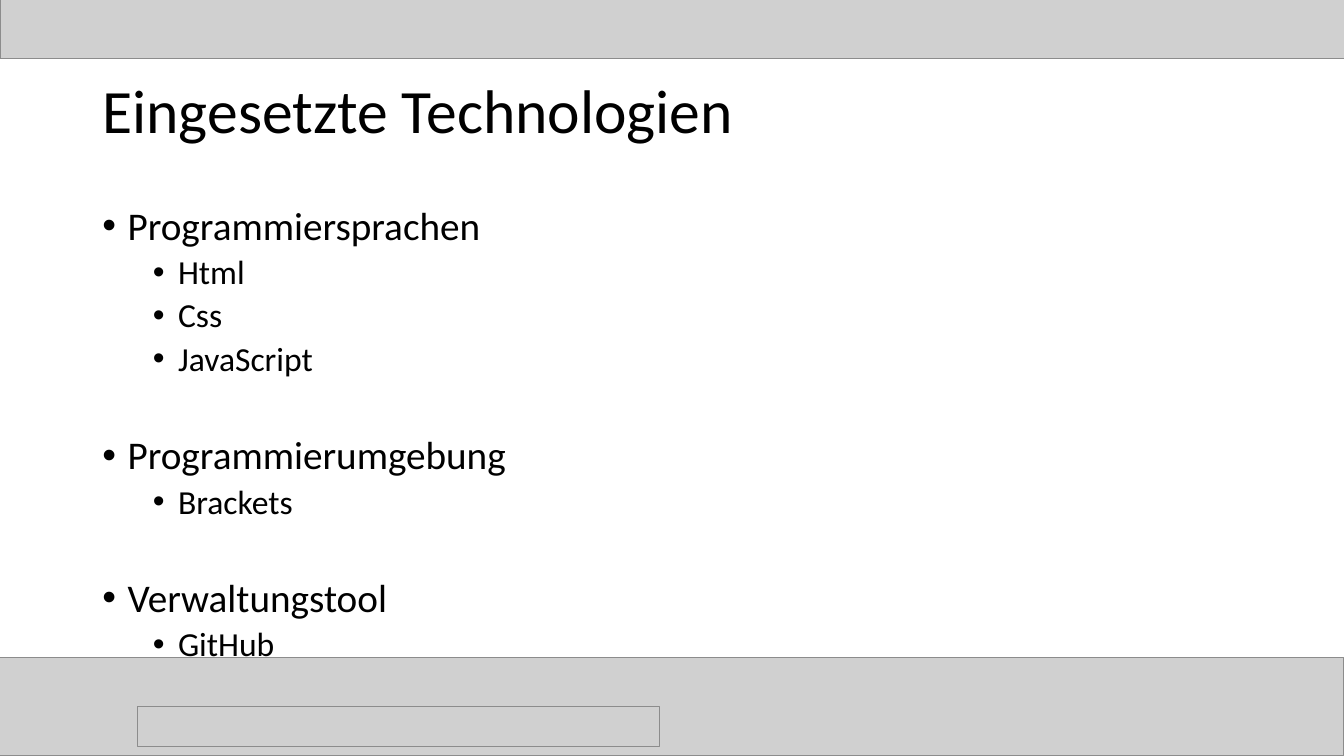
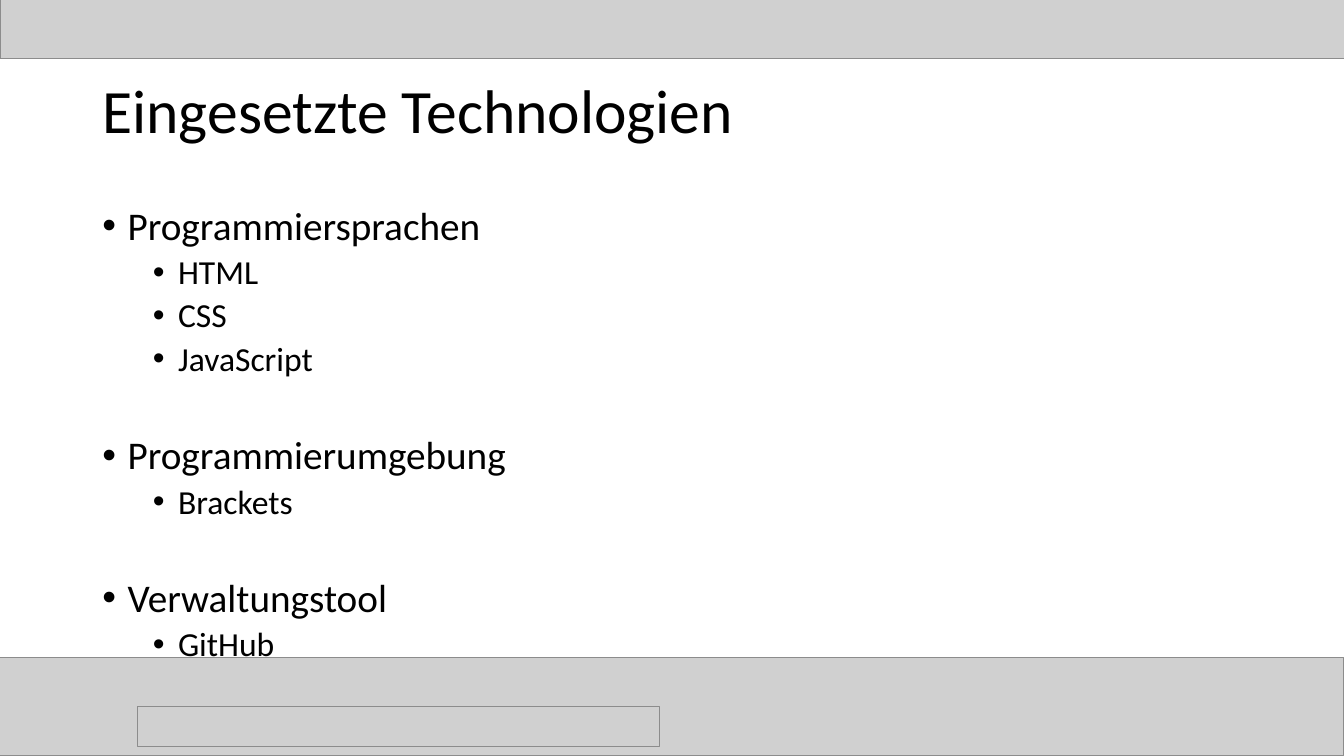
Before and after one commit to magharmi/StudentenFuerStudenten, a slide deck: slide 20 of websitePPneu.pptx. Drawn at 1344x756 pixels with LibreOffice and Linux fonts; fonts in the diff are those of the drawing; grey boxes stand for pictures. Boxes give left, top, right and bottom in pixels: in the first picture for what was removed or moved away, otherwise in the second. Text is boxed around its words. In the diff, an @@ line names an element or a change of style, - is before the commit and + after.

```diff
--- a/websitePPneu.pptx
+++ b/websitePPneu.pptx
@@ text at [178,262,258,328]: text changed @@
-  • Html
-  • Css
+  • HTML
+  • CSS
```
Also in this commit, not shown: 1 other slide changed.
